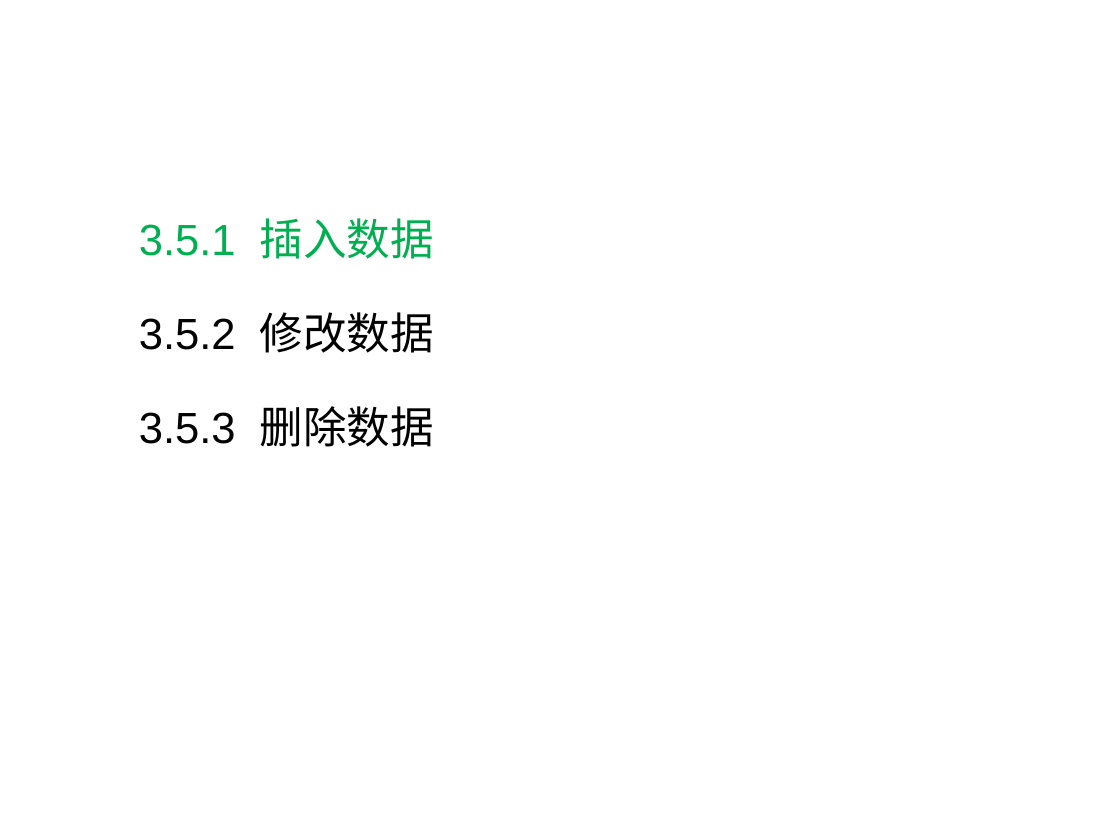
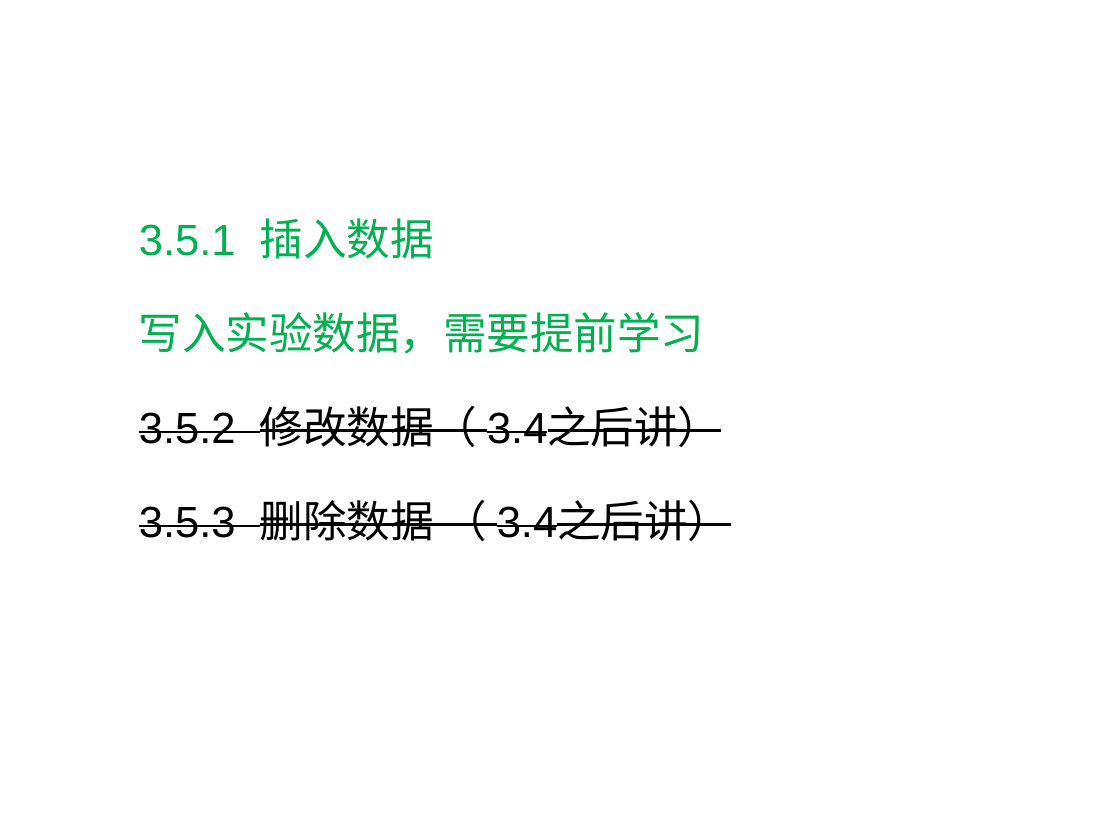
Before and after one commit to HBU/DataBase, a slide deck: slide 58 of PPT/PPT2020/DB第03章（1）-2020.pptx. Drawn at 1120x840 pixels with LibreOffice and Linux fonts; fonts in the diff are those of the drawing; background and template pictures are left out. Boxes give left, top, right and bottom in pixels: in the first picture for what was removed or moved away, otherwise in the second. Text is boxed around its words. In the diff, an @@ line names an element or a change of style, - is before the commit and + after.

```diff
--- a/PPT/PPT2020/DB第03章（1）-2020.pptx
+++ b/PPT/PPT2020/DB第03章（1）-2020.pptx
@@ text at [139,312,731,541]: text changed @@
-3.5.2 修改数据
-3.5.3 删除数据
+写入实验数据，需要提前学习
+3.5.2 修改数据（ 3.4之后讲）
+3.5.3 删除数据 （ 3.4之后讲）
```
Also in this commit, not shown: 10 other slides changed.
